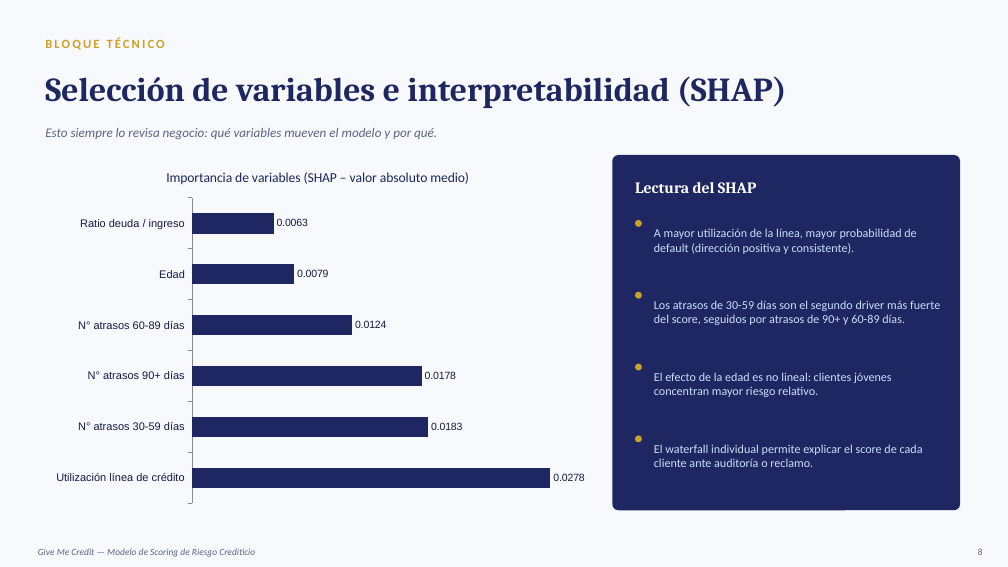
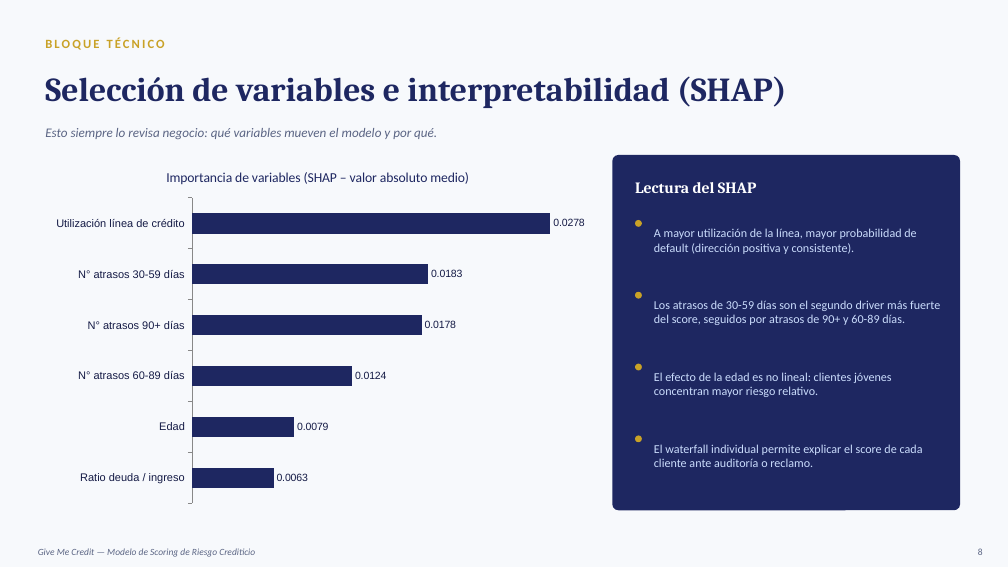
Before and after one commit to davidrodriguez2712/proyecto-riesgo-credito, a slide deck: slide 7 of presentacion/Resumen_Presentacion.pptx. Drawn at 1008x567 pixels with LibreOffice and Linux fonts; fonts in the diff are those of the drawing. Boxes give left, top, right and bottom in pixels: in the first picture for what was removed or moved away, otherwise in the second. Text is boxed around its words. In the diff, an @@ line names an element or a change of style, - is before the commit and + after.

```diff
--- a/presentacion/Resumen_Presentacion.pptx
+++ b/presentacion/Resumen_Presentacion.pptx
@@ bar chart at [45,155,590,510] @@
@@ category axis changed @@
```
Also in this commit, not shown: 6 other slides changed, 1 other file.
